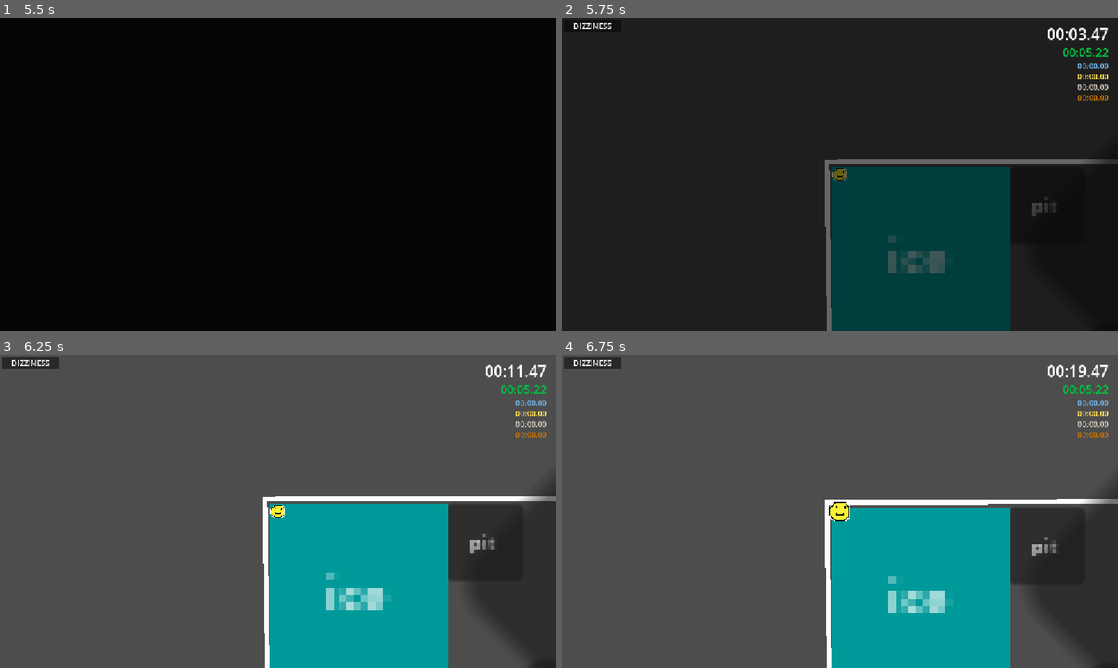
Above: before the commit, frames 1-4 (two rows, left to right).
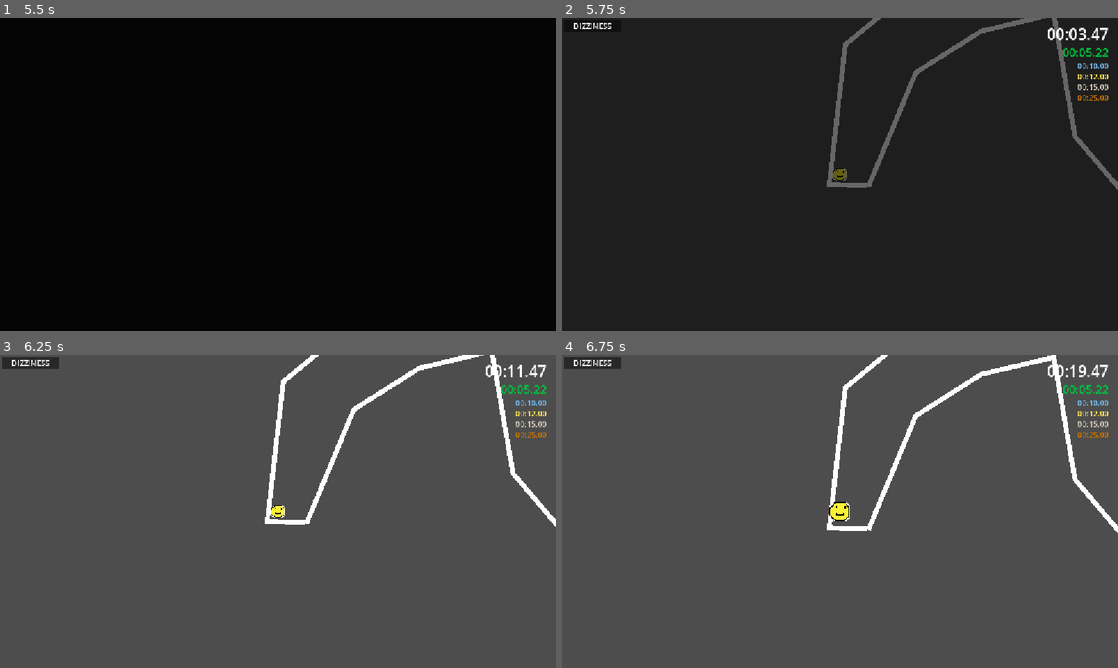
Above: after the commit, the same moments.

Repository: robplaysmusic-bit/dizzy-dash
Game: Godot game, scene res://levels/spin-test.tscn
Two runs of this game, one before a commit and one after it. Both use one fixed random seed, a clock stepped at 60 frames per second and the inputs below.
Inputs (mouse positions are in pixels of both pictures, inside the frame that each line leads up to):
- Up to frame 1 (5.5 s): tap Enter at 0.5, 2.1, 5.1 s; move the mouse to (400, 158) at 0.52 s; hold D (right) 0.53-1.25 s; tap Delete at 0.6, 3.6 s; click (400, 158) at 0.67 s; tap Space (jump) at 0.77, 3.77 s; drag from (166, 190) to (250, 237) at 1.27 s; move the mouse to (333, 105) at 2.02 s; hold D (right) 2.03-2.75 s; drag from (250, 237) to (111, 127) at 2.77 s; move the mouse to (444, 221) at 3.52 s; hold A (left) 3.53-4.25 s; tap Escape (menu) at 4.15 s; drag from (111, 127) to (194, 96) at 4.27 s; move the mouse to (305, 174) at 5.02 s; hold Backspace (back) from 5.03 s (still down); click (305, 174) at 5.17 s
- Up to frame 2 (5.75 s): keep holding Backspace (back)
- Up to frame 3 (6.25 s): release Backspace (back) at 5.75 s; drag from (194, 433) to (483, 542) at 5.77 s
- Up to frame 4 (6.75 s): tap Space (jump) at 6.5 s; move the mouse to (962, 495) at 6.52 s; hold W (up) from 6.53 s (still down); tap Delete at 6.6 s

Frame 1 is identical in both runs. In frame 2, 20% of the frame differs, in the area x 47-100%, y 0-100%; in frame 3, 27%; in frame 4, 27%.

Commit message:
level 4 / sand WIP
Was starting to do sand and then thought better of it in favor of doing some art

Diff:
--- /dev/null
+++ b/levels/components/sand.tscn
@@ -0,0 +1,39 @@
+[gd_scene format=3 uid="uid://kmi6sk6e35fw"]
+
+[ext_resource type="Script" uid="uid://cgr7wlenab4do" path="res://levels/components/ice.gd" id="1_mphru"]
+
+[sub_resource type="StyleBoxFlat" id="StyleBoxFlat_ncca4"]
+bg_color = Color(0, 0.6, 0.6, 1)
+
+[sub_resource type="RectangleShape2D" id="RectangleShape2D_woac4"]
+size = Vector2(32, 32)
+
+[node name="Ice" type="Node2D" unique_id=138946931]
+script = ExtResource("1_mphru")
+
+[node name="Area2D" type="Area2D" parent="." unique_id=50970149]
+
+[node name="Panel" type="Panel" parent="Area2D" unique_id=1272400649]
+custom_minimum_size = Vector2(32, 32)
+custom_maximum_size = Vector2(32, 32)
+offset_right = 32.0
+offset_bottom = 32.0
+theme_override_styles/panel = SubResource("StyleBoxFlat_ncca4")
+metadata/_edit_use_anchors_ = true
+
+[node name="Label" type="Label" parent="Area2D/Panel" unique_id=1522204698]
+layout_mode = 0
+offset_right = 32.0
+offset_bottom = 32.0
+theme_override_font_sizes/font_size = 8
+text = "ice"
+horizontal_alignment = 1
+vertical_alignment = 1
+metadata/_edit_use_anchors_ = true
+
+[node name="CollisionShape2D" type="CollisionShape2D" parent="Area2D" unique_id=1040522665]
+position = Vector2(16, 16)
+shape = SubResource("RectangleShape2D_woac4")
+
+[connection signal="body_entered" from="Area2D" to="." method="_on_area_2d_body_entered"]
+[connection signal="body_exited" from="Area2D" to="." method="_on_area_2d_body_exited"]
--- a/levels/level-3.tscn
+++ b/levels/level-3.tscn
@@ -31,31 +31,6 @@
 position = Vector2(-13, 646)
 build_mode = 1
 polygon = PackedVector2Array(9, -159, 0, -646, 1613, -648, 1615, 264, 1677, 352, 1540, 486, 1438, 386, 600, 395)
-
-[node name="Pits" type="Node" parent="Walls/CollisionPolygon2D" unique_id=811412041]
-
-[node name="Pit3" parent="Walls/CollisionPolygon2D/Pits" unique_id=1115926779 instance=ExtResource("5_faynr")]
-z_index = 1
-position = Vector2(373, 170)
-rotation = -0.7853982
-scale = Vector2(30, 30)
-
-[node name="Pit2" parent="Walls/CollisionPolygon2D/Pits" unique_id=541420944 instance=ExtResource("5_faynr")]
-position = Vector2(367, 7.0000153)
-scale = Vector2(5, 5)
-
-[node name="Pit6" parent="Walls/CollisionPolygon2D/Pits" unique_id=1458122870 instance=ExtResource("5_faynr")]
-position = Vector2(693, 914)
-rotation = 0.7853982
-scale = Vector2(5, 5)
-
-[node name="Pit4" parent="Walls/CollisionPolygon2D/Pits" unique_id=1731609005 instance=ExtResource("5_faynr")]
-position = Vector2(1113, 187)
-scale = Vector2(15, 15)
-
-[node name="Pit5" parent="Walls/CollisionPolygon2D/Pits" unique_id=217529887 instance=ExtResource("5_faynr")]
-position = Vector2(536.00006, 330.00003)
-scale = Vector2(10, 10)
 
 [node name="Line2D" type="Line2D" parent="Walls" unique_id=1032504609]
 position = Vector2(-6, 578)
@@ -116,6 +91,31 @@
 rotation = 0.7853982
 scale = Vector2(8, 8)
 
+[node name="Pits" type="Node" parent="." unique_id=811412041]
+
+[node name="Pit3" parent="Pits" unique_id=1115926779 instance=ExtResource("5_faynr")]
+z_index = 1
+position = Vector2(373, 170)
+rotation = -0.7853982
+scale = Vector2(30, 30)
+
+[node name="Pit2" parent="Pits" unique_id=541420944 instance=ExtResource("5_faynr")]
+position = Vector2(367, 7.0000153)
+scale = Vector2(5, 5)
+
+[node name="Pit6" parent="Pits" unique_id=1458122870 instance=ExtResource("5_faynr")]
+position = Vector2(693, 914)
+rotation = 0.7853982
+scale = Vector2(5, 5)
+
+[node name="Pit4" parent="Pits" unique_id=1731609005 instance=ExtResource("5_faynr")]
+position = Vector2(1113, 187)
+scale = Vector2(15, 15)
+
+[node name="Pit5" parent="Pits" unique_id=217529887 instance=ExtResource("5_faynr")]
+position = Vector2(536.00006, 330.00003)
+scale = Vector2(10, 10)
+
 [node name="Low Walls" type="Node" parent="." unique_id=1765611899]
 
 [node name="LowWall" parent="Low Walls" unique_id=2128481197 instance=ExtResource("7_7ax6e")]
--- /dev/null
+++ b/levels/level-4.tscn
@@ -0,0 +1,79 @@
+[gd_scene format=3 uid="uid://bf0rsmdof2nj1"]
+
+[ext_resource type="Script" uid="uid://dhdjbp8km7dxy" path="res://levels/level.gd" id="1_u5rih"]
+[ext_resource type="PackedScene" uid="uid://ckvc7ptveurqo" path="res://player/player.tscn" id="2_kbgfs"]
+[ext_resource type="PackedScene" uid="uid://dwipdyy12kdpv" path="res://menus/timer_ui.tscn" id="3_qiv2b"]
+[ext_resource type="PackedScene" uid="uid://cbl2ck3gnq7y0" path="res://levels/components/finish_line.tscn" id="4_pg62g"]
+[ext_resource type="PackedScene" uid="uid://dvbgxwmrmnn7k" path="res://levels/components/pit.tscn" id="5_8ylrv"]
+[ext_resource type="PackedScene" uid="uid://1pge4wljhsbh" path="res://levels/components/low_wall.tscn" id="7_8r0bo"]
+
+[node name="Level4" type="Node2D" unique_id=938879597]
+script = ExtResource("1_u5rih")
+next_course = "uid://dovybpy6nl3r4"
+
+[node name="Player" parent="." unique_id=715659999 instance=ExtResource("2_kbgfs")]
+position = Vector2(19, 23)
+
+[node name="Camera2D" type="Camera2D" parent="Player" unique_id=514127651]
+
+[node name="TimerUI" parent="." unique_id=1665238461 instance=ExtResource("3_qiv2b")]
+
+[node name="FinishLine" parent="." unique_id=1421284434 instance=ExtResource("4_pg62g")]
+position = Vector2(1507, 963.00006)
+rotation = -0.7853982
+
+[node name="Walls" type="StaticBody2D" parent="." unique_id=1647246742]
+collision_layer = 3
+collision_mask = 3
+
+[node name="CollisionPolygon2D" type="CollisionPolygon2D" parent="Walls" unique_id=1642014191]
+position = Vector2(-13, 646)
+build_mode = 1
+polygon = PackedVector2Array(9, -159, 0, -646, 1613, -648, 1615, 264, 1677, 352, 1540, 486, 1438, 386, 600, 395)
+
+[node name="Line2D" type="Line2D" parent="Walls" unique_id=1032504609]
+position = Vector2(-6, 578)
+points = PackedVector2Array(1430, 458, 597, 460, 5, -100, -2, -581, 1605, -585, 1605, 324)
+
+[node name="Pits" type="Node" parent="." unique_id=811412041]
+
+[node name="Pit3" parent="Pits" unique_id=1115926779 instance=ExtResource("5_8ylrv")]
+z_index = 1
+position = Vector2(373, 170)
+rotation = -0.7853982
+scale = Vector2(30, 30)
+
+[node name="Pit2" parent="Pits" unique_id=541420944 instance=ExtResource("5_8ylrv")]
+position = Vector2(367, 7.0000153)
+scale = Vector2(5, 5)
+
+[node name="Pit6" parent="Pits" unique_id=1458122870 instance=ExtResource("5_8ylrv")]
+position = Vector2(693, 914)
+rotation = 0.7853982
+scale = Vector2(5, 5)
+
+[node name="Pit4" parent="Pits" unique_id=1731609005 instance=ExtResource("5_8ylrv")]
+position = Vector2(1113, 187)
+scale = Vector2(15, 15)
+
+[node name="Pit5" parent="Pits" unique_id=217529887 instance=ExtResource("5_8ylrv")]
+position = Vector2(536.00006, 330.00003)
+scale = Vector2(10, 10)
+
+[node name="Low Walls" type="Node" parent="." unique_id=1765611899]
+
+[node name="LowWall" parent="Low Walls" unique_id=2128481197 instance=ExtResource("7_8r0bo")]
+position = Vector2(470, 699)
+rotation = 0.7853982
+
+[node name="LowWall2" parent="Low Walls" unique_id=260182701 instance=ExtResource("7_8r0bo")]
+position = Vector2(492.00006, 675.00006)
+rotation = 0.7853982
+
+[node name="LowWall3" parent="Low Walls" unique_id=672017171 instance=ExtResource("7_8r0bo")]
+position = Vector2(538, 629)
+rotation = 0.7853982
+
+[node name="LowWall4" parent="Low Walls" unique_id=389679887 instance=ExtResource("7_8r0bo")]
+position = Vector2(516, 651)
+rotation = 0.7853982
--- a/levels/level_loader.tscn
+++ b/levels/level_loader.tscn
@@ -85,7 +85,7 @@
 
 [node name="LevelLoader" type="Node" unique_id=450007278]
 script = ExtResource("1_3hhvs")
-next_course = "uid://4nwdhi7v7ey4"
+next_course = "uid://dovybpy6nl3r4"
 
 [node name="SceneTransitionCanvasLayer" type="CanvasLayer" parent="." unique_id=1110105337]
 
